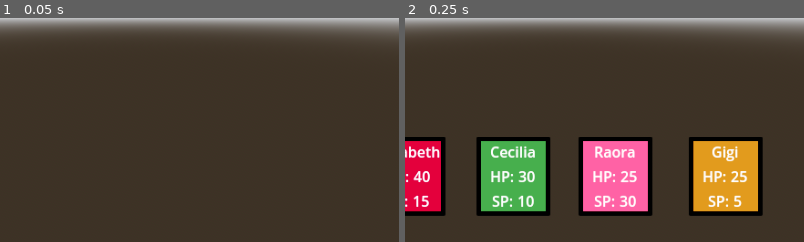
Above: before the commit, frames 1-2 (left to right).
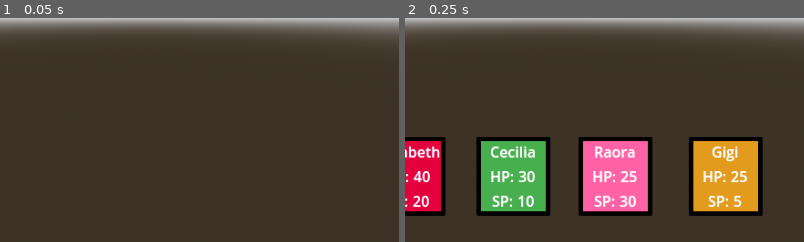
Above: after the commit, the same moments.

Repository: NunNun-Null/holojam6
Game: Godot game, scene res://area/battle.tscn
The game is run twice, just before and just after one commit, with the same random seed, the same clock (stepped at 60 frames per second) and the same inputs. This scene is started directly instead of the project's main scene.
Inputs:
- Up to frame 1 (0.05 s): no input
- Up to frame 2 (0.25 s): no input
The pictures show only the part of the screen within x 32-82%, y 50-100%; the shares and areas given below are measured in that part.

Frame 1 is identical in both runs. In frame 2, 0.1% of the frame differs, in the area x 2-7%, y 79-85%.
Error in both runs: Invalid call. Nonexistent function 'get_given_name' in base 'Nil'. (res://script/visual_order.gd:9)

Commit message:
Before having to debug everything :(

Diff:
--- a/area/map.tscn
+++ b/area/map.tscn
@@ -11,13 +11,14 @@
 [ext_resource type="Script" uid="uid://cq002x5i80hnj" path="res://script/thorn.gd" id="6_pq3op"]
 [ext_resource type="PackedScene" uid="uid://bb01cioxfmsk3" path="res://objects/start_battle.tscn" id="8_forqk"]
 [ext_resource type="Script" uid="uid://oasb386acjfo" path="res://script/core_emotion.gd" id="8_uj77h"]
-[ext_resource type="PackedScene" uid="uid://b8btlrylypjkg" path="res://entities/enemies/dummy.tscn" id="9_mp1sc"]
 [ext_resource type="PackedScene" uid="uid://bo7avmssp3a4o" path="res://ui/map_dialogue.tscn" id="10_trnge"]
 [ext_resource type="PackedScene" uid="uid://b557ap6u1wdck" path="res://entities/enemies/orange_green_tainted_memory.tscn" id="13_lyj3h"]
 [ext_resource type="PackedScene" uid="uid://dyokdoskbsaoj" path="res://entities/enemies/pink_tainted_memory.tscn" id="14_7upnb"]
 [ext_resource type="PackedScene" uid="uid://do0wt6v5mdluj" path="res://entities/enemies/red_tainted_memory.tscn" id="14_vwu25"]
 [ext_resource type="PackedScene" uid="uid://ql401mwihanc" path="res://entities/enemies/blue_tainted_memory.tscn" id="15_o2b50"]
 [ext_resource type="PackedScene" uid="uid://c203i5173a1tl" path="res://objects/save_point.tscn" id="17_o2b50"]
+[ext_resource type="PackedScene" uid="uid://cvh57pkko1dma" path="res://entities/enemies/perfect_red_memory.tscn" id="17_y6r8g"]
+[ext_resource type="PackedScene" uid="uid://dm5pr85r7e2s2" path="res://entities/enemies/perfect_red_memory_support.tscn" id="18_ygvrv"]
 
 [sub_resource type="ProceduralSkyMaterial" id="ProceduralSkyMaterial_68cvg"]
 sky_horizon_color = Color(0.662243, 0.671743, 0.686743, 1)
@@ -482,7 +483,7 @@
 
 [node name="Midgame Boss" parent="." instance=ExtResource("8_forqk")]
 transform = Transform3D(1, 0, 0, 0, 1, 0, 0, 0, 1, 40.71, 0.67, -0.0899999)
-enemies = Array[PackedScene]([ExtResource("9_mp1sc"), ExtResource("9_mp1sc"), ExtResource("9_mp1sc"), ExtResource("9_mp1sc")])
+enemies = Array[PackedScene]([ExtResource("17_y6r8g"), ExtResource("17_y6r8g"), ExtResource("18_ygvrv"), ExtResource("18_ygvrv")])
 
 [node name="CollisionShape3D" type="CollisionShape3D" parent="Midgame Boss"]
 shape = SubResource("BoxShape3D_uj77h")
--- /dev/null
+++ b/behavior/effects/perfect_protected_effect.tscn
@@ -0,0 +1,6 @@
+[gd_scene load_steps=2 format=3 uid="uid://d3pgql2u8ncq8"]
+
+[ext_resource type="Script" uid="uid://db7qm5dx4jh31" path="res://script/perfect_protected_effect.gd" id="1_vkq3d"]
+
+[node name="Perfect Protected Effect" type="Node"]
+script = ExtResource("1_vkq3d")
--- /dev/null
+++ b/behavior/moves/mental_protection_move.tscn
@@ -0,0 +1,14 @@
+[gd_scene load_steps=3 format=3 uid="uid://d4h5rd0fkaa4m"]
+
+[ext_resource type="Script" uid="uid://b828421puk8h6" path="res://script/effect_giver_move.gd" id="1_4tn2c"]
+[ext_resource type="PackedScene" uid="uid://d3pgql2u8ncq8" path="res://behavior/effects/perfect_protected_effect.tscn" id="2_fs8s3"]
+
+[node name="Empathic Spirit Fragment" type="Node"]
+script = ExtResource("1_4tn2c")
+effects = Array[PackedScene]([ExtResource("2_fs8s3")])
+strengths = Array[int]([1])
+durations = Array[int]([5])
+is_debuffs = Array[bool]([false])
+max_accuracy = true
+intended_for_allies = true
+for_everyone = true
--- a/entities/enemies/elizabeth_rose_bloodflame.tscn
+++ b/entities/enemies/elizabeth_rose_bloodflame.tscn
@@ -1,9 +1,7 @@
-[gd_scene load_steps=6 format=3 uid="uid://byy43hna1w4r"]
+[gd_scene load_steps=4 format=3 uid="uid://byy43hna1w4r"]
 
 [ext_resource type="Script" uid="uid://egbbphu2r30a" path="res://script/dummy.gd" id="1_a46kv"]
 [ext_resource type="PackedScene" uid="uid://dknf5ixaa4uxw" path="res://asset/model/dummy.gltf" id="2_btfay"]
-[ext_resource type="PackedScene" uid="uid://b60ov6i4rf5qm" path="res://behavior/moves/basic_attack.tscn" id="3_cc5g2"]
-[ext_resource type="PackedScene" uid="uid://g2ty4c7g14ef" path="res://behavior/strategies/lowest_health.tscn" id="4_h8buv"]
 
 [sub_resource type="StandardMaterial3D" id="StandardMaterial3D_dubhn"]
 blend_mode = 3
@@ -25,13 +23,7 @@
 
 [node name="Moves" type="Node" parent="."]
 
-[node name="Glock" parent="Moves" node_paths=PackedStringArray("_strategies") instance=ExtResource("3_cc5g2")]
-damage = 3
-_strategies = [NodePath("../../Strategy/Lowest Health")]
-
 [node name="Strategy" type="Node" parent="."]
-
-[node name="Lowest Health" parent="Strategy" instance=ExtResource("4_h8buv")]
 
 [node name="Current Effects" type="Node" parent="."]
 
--- a/entities/enemies/orange_green_tainted_memory.tscn
+++ b/entities/enemies/orange_green_tainted_memory.tscn
@@ -17,6 +17,11 @@
 
 [node name="Orange Green Tainted Memory" type="Node3D" node_paths=PackedStringArray("selected_box", "moves", "effects")]
 script = ExtResource("1_u5ihy")
+speed = 0
+health = 35
+max_health = 35
+defense = 3
+given_name = "Orange Green Tainted Memory"
 selected_box = NodePath("Selected")
 moves = NodePath("Moves")
 effects = NodePath("Current Effects")
--- a/entities/enemies/perfect_red_memory.tscn
+++ b/entities/enemies/perfect_red_memory.tscn
@@ -1,37 +1,70 @@
-[gd_scene load_steps=6 format=3 uid="uid://cvh57pkko1dma"]
+[gd_scene load_steps=9 format=3 uid="uid://cvh57pkko1dma"]
 
-[ext_resource type="Script" uid="uid://egbbphu2r30a" path="res://script/dummy.gd" id="1_p6pr5"]
-[ext_resource type="PackedScene" uid="uid://dknf5ixaa4uxw" path="res://asset/model/dummy.gltf" id="2_fwjc2"]
+[ext_resource type="Script" uid="uid://brdrkhq4mekdq" path="res://script/perfect_red_memory.gd" id="1_ny00a"]
+[ext_resource type="PackedScene" uid="uid://bdgtufr0hq2xf" path="res://asset/model/default.gltf" id="2_lv8bp"]
 [ext_resource type="PackedScene" uid="uid://b60ov6i4rf5qm" path="res://behavior/moves/basic_attack.tscn" id="3_dlf5d"]
-[ext_resource type="PackedScene" uid="uid://g2ty4c7g14ef" path="res://behavior/strategies/lowest_health.tscn" id="4_mecyq"]
+[ext_resource type="PackedScene" uid="uid://cdgmkvnfs70ht" path="res://behavior/moves/effect_giver_move.tscn" id="4_fwjc2"]
+[ext_resource type="PackedScene" uid="uid://bkfr38fwbuph1" path="res://behavior/effects/stun_effect.tscn" id="5_dlf5d"]
+[ext_resource type="PackedScene" uid="uid://dtrdx7fi6vicg" path="res://behavior/strategies/marked_target.tscn" id="6_mecyq"]
+[ext_resource type="PackedScene" uid="uid://bmrh7ip0koiqo" path="res://behavior/strategies/random.tscn" id="7_7bpe6"]
 
 [sub_resource type="StandardMaterial3D" id="StandardMaterial3D_dubhn"]
 blend_mode = 3
 albedo_color = Color(1, 0.207843, 0.223529, 1)
 normal_scale = 0.5
 
-[node name="Dummy" type="Node3D" node_paths=PackedStringArray("selected_box", "moves", "effects")]
-script = ExtResource("1_p6pr5")
-speed = 1
-health = 20
-max_health = 20
-defense = 3
-given_name = "Dummy"
+[node name="Perfect Red Memory Attacker" type="Node3D" node_paths=PackedStringArray("selected_box", "moves", "effects")]
+script = ExtResource("1_ny00a")
+health = 30
+max_health = 30
+defense = 2
+given_name = "Perfect Red Memory (Attacker)"
 selected_box = NodePath("Selected")
 moves = NodePath("Moves")
 effects = NodePath("Current Effects")
 
-[node name="Sample Model" parent="." instance=ExtResource("2_fwjc2")]
+[node name="blockbench_export" parent="." instance=ExtResource("2_lv8bp")]
 
 [node name="Moves" type="Node" parent="."]
 
-[node name="Glock" parent="Moves" node_paths=PackedStringArray("_strategies") instance=ExtResource("3_dlf5d")]
-damage = 3
-_strategies = [NodePath("../../Strategy/Lowest Health")]
+[node name="Strike" parent="Moves" node_paths=PackedStringArray("_strategies") instance=ExtResource("3_dlf5d")]
+damage = 7
+armor_pierce = 2
+_strategies = [NodePath("../../Strategy/Random Target")]
+
+[node name="Execution" parent="Moves" node_paths=PackedStringArray("_strategies") instance=ExtResource("4_fwjc2")]
+effects = Array[PackedScene]([ExtResource("5_dlf5d")])
+strengths = Array[int]([1])
+durations = Array[int]([1])
+is_debuffs = Array[bool]([true])
+damage = 12
+_strategies = [NodePath("../../Strategy/Marked Target")]
+
+[node name="Judicial Sentence" parent="Moves" node_paths=PackedStringArray("_strategies") instance=ExtResource("4_fwjc2")]
+effects = Array[PackedScene]([ExtResource("5_dlf5d")])
+strengths = Array[int]([1])
+durations = Array[int]([1])
+is_debuffs = Array[bool]([true])
+damage = 12
+_strategies = [NodePath("../../Strategy/Random Target")]
+
+[node name="Rally" parent="Moves" instance=ExtResource("4_fwjc2")]
+effects = Array[PackedScene]([ExtResource("5_dlf5d")])
+strengths = Array[int]([1])
+durations = Array[int]([1])
+is_debuffs = Array[bool]([true])
+damage = 12
+for_everyone = true
+
+[node name="Corruptable Mind" parent="Moves" node_paths=PackedStringArray("_strategies") instance=ExtResource("4_fwjc2")]
+_strategies = [NodePath("../../Strategy/Random Target")]
 
 [node name="Strategy" type="Node" parent="."]
 
-[node name="Lowest Health" parent="Strategy" instance=ExtResource("4_mecyq")]
+[node name="Marked Target" parent="Strategy" instance=ExtResource("6_mecyq")]
+
+[node name="Random Target" parent="Strategy" instance=ExtResource("7_7bpe6")]
+switch_to_enemies = true
 
 [node name="Current Effects" type="Node" parent="."]
 
--- /dev/null
+++ b/entities/enemies/perfect_red_memory_support.tscn
@@ -0,0 +1,64 @@
+[gd_scene load_steps=7 format=3 uid="uid://dm5pr85r7e2s2"]
+
+[ext_resource type="Script" uid="uid://brdrkhq4mekdq" path="res://script/perfect_red_memory.gd" id="1_bdu88"]
+[ext_resource type="PackedScene" uid="uid://bdgtufr0hq2xf" path="res://asset/model/default.gltf" id="2_qj807"]
+[ext_resource type="PackedScene" uid="uid://b60ov6i4rf5qm" path="res://behavior/moves/basic_attack.tscn" id="3_4mw8n"]
+[ext_resource type="PackedScene" uid="uid://cdgmkvnfs70ht" path="res://behavior/moves/effect_giver_move.tscn" id="4_ip33d"]
+[ext_resource type="PackedScene" uid="uid://bkfr38fwbuph1" path="res://behavior/effects/stun_effect.tscn" id="5_nqfl1"]
+
+[sub_resource type="StandardMaterial3D" id="StandardMaterial3D_dubhn"]
+blend_mode = 3
+albedo_color = Color(1, 0.207843, 0.223529, 1)
+normal_scale = 0.5
+
+[node name="Perfect Red Memory Support" type="Node3D" node_paths=PackedStringArray("selected_box", "moves", "effects")]
+script = ExtResource("1_bdu88")
+health = 30
+max_health = 30
+defense = 2
+given_name = "Perfect Red Memory (Support)"
+is_attacker = false
+selected_box = NodePath("Selected")
+moves = NodePath("Moves")
+effects = NodePath("Current Effects")
+
+[node name="blockbench_export" parent="." instance=ExtResource("2_qj807")]
+
+[node name="Moves" type="Node" parent="."]
+
+[node name="Strike" parent="Moves" instance=ExtResource("3_4mw8n")]
+damage = 7
+armor_pierce = 2
+
+[node name="Execution" parent="Moves" instance=ExtResource("4_ip33d")]
+effects = Array[PackedScene]([ExtResource("5_nqfl1")])
+strengths = Array[int]([1])
+durations = Array[int]([1])
+is_debuffs = Array[bool]([true])
+damage = 12
+
+[node name="Judicial Sentence" parent="Moves" instance=ExtResource("4_ip33d")]
+effects = Array[PackedScene]([ExtResource("5_nqfl1")])
+strengths = Array[int]([1])
+durations = Array[int]([1])
+is_debuffs = Array[bool]([true])
+damage = 12
+
+[node name="Rally" parent="Moves" instance=ExtResource("4_ip33d")]
+effects = Array[PackedScene]([ExtResource("5_nqfl1")])
+strengths = Array[int]([1])
+durations = Array[int]([1])
+is_debuffs = Array[bool]([true])
+damage = 12
+
+[node name="Corruptable Mind" parent="Moves" instance=ExtResource("4_ip33d")]
+
+[node name="Strategy" type="Node" parent="."]
+
+[node name="Current Effects" type="Node" parent="."]
+
+[node name="Selected" type="CSGBox3D" parent="."]
+transform = Transform3D(1, 0, 0, 0, 1, 0, 0, 0, 1, 0, 0.245, 0)
+visible = false
+size = Vector3(1, 1.49, 1)
+material = SubResource("StandardMaterial3D_dubhn")
--- a/entities/fighter.gd
+++ b/entities/fighter.gd
@@ -23,7 +23,18 @@
 var _is_debuffed: bool = false
 var _is_marked: bool = false
 
+var perfect_protected: bool = false
+
 var _damage_multiplier: int = 0
+
+func make_perfect_protected() -> void:
+	perfect_protected = true
+
+func reset_perfect_protected() -> void:
+	perfect_protected = false
+
+func get_perfect_protected() -> bool:
+	return perfect_protected
 
 func set_defender(fighter: Fighter) -> void:
 	_defender = fighter
--- a/entities/player/player_team/cecilia.tscn
+++ b/entities/player/player_team/cecilia.tscn
@@ -1,6 +1,6 @@
 [gd_scene load_steps=8 format=3 uid="uid://dlxoxknngtqtb"]
 
-[ext_resource type="Script" uid="uid://csmh7o83jfhcc" path="res://script/elizabeth.gd" id="1_rg58c"]
+[ext_resource type="Script" uid="uid://csmh7o83jfhcc" path="res://script/squad_member.gd" id="1_rg58c"]
 [ext_resource type="PackedScene" uid="uid://d3ppybldixkjb" path="res://behavior/moves/immediate_boost.tscn" id="3_hti84"]
 [ext_resource type="PackedScene" uid="uid://b60ov6i4rf5qm" path="res://behavior/moves/basic_attack.tscn" id="3_tk7oo"]
 [ext_resource type="PackedScene" uid="uid://cdgmkvnfs70ht" path="res://behavior/moves/effect_giver_move.tscn" id="4_mqpp7"]
--- a/entities/player/player_team/elizabeth.tscn
+++ b/entities/player/player_team/elizabeth.tscn
@@ -1,6 +1,6 @@
 [gd_scene load_steps=6 format=3 uid="uid://d0uqf2dwcvna"]
 
-[ext_resource type="Script" uid="uid://csmh7o83jfhcc" path="res://script/elizabeth.gd" id="1_qsoi3"]
+[ext_resource type="Script" uid="uid://csmh7o83jfhcc" path="res://script/squad_member.gd" id="1_qsoi3"]
 [ext_resource type="PackedScene" uid="uid://b60ov6i4rf5qm" path="res://behavior/moves/basic_attack.tscn" id="3_onll2"]
 [ext_resource type="PackedScene" uid="uid://cdgmkvnfs70ht" path="res://behavior/moves/effect_giver_move.tscn" id="3_wcwtr"]
 [ext_resource type="PackedScene" uid="uid://d3ppybldixkjb" path="res://behavior/moves/immediate_boost.tscn" id="3_ydlly"]
@@ -11,8 +11,8 @@
 speed = 1
 health = 40
 max_health = 40
-defense = 2
-special_point = 15
+defense = 3
+special_point = 20
 given_name = "Elizabeth"
 moves = NodePath("Moves")
 effects = NodePath("Current Effects")
--- a/entities/player/player_team/gigi.tscn
+++ b/entities/player/player_team/gigi.tscn
@@ -1,6 +1,6 @@
 [gd_scene load_steps=9 format=3 uid="uid://7edrxlmx87f5"]
 
-[ext_resource type="Script" uid="uid://csmh7o83jfhcc" path="res://script/elizabeth.gd" id="1_m1xs3"]
+[ext_resource type="Script" uid="uid://csmh7o83jfhcc" path="res://script/squad_member.gd" id="1_m1xs3"]
 [ext_resource type="PackedScene" uid="uid://cdgmkvnfs70ht" path="res://behavior/moves/effect_giver_move.tscn" id="3_00qa6"]
 [ext_resource type="PackedScene" uid="uid://d3ppybldixkjb" path="res://behavior/moves/immediate_boost.tscn" id="3_q8iyd"]
 [ext_resource type="PackedScene" uid="uid://b60ov6i4rf5qm" path="res://behavior/moves/basic_attack.tscn" id="3_ty07m"]
--- a/entities/player/player_team/raora.tscn
+++ b/entities/player/player_team/raora.tscn
@@ -1,6 +1,6 @@
 [gd_scene load_steps=10 format=3 uid="uid://h3o8u2id1wyj"]
 
-[ext_resource type="Script" uid="uid://csmh7o83jfhcc" path="res://script/elizabeth.gd" id="1_d8a4p"]
+[ext_resource type="Script" uid="uid://csmh7o83jfhcc" path="res://script/squad_member.gd" id="1_d8a4p"]
 [ext_resource type="PackedScene" uid="uid://d3ppybldixkjb" path="res://behavior/moves/immediate_boost.tscn" id="3_k0eu8"]
 [ext_resource type="PackedScene" uid="uid://b60ov6i4rf5qm" path="res://behavior/moves/basic_attack.tscn" id="3_pumfg"]
 [ext_resource type="PackedScene" uid="uid://cdgmkvnfs70ht" path="res://behavior/moves/effect_giver_move.tscn" id="4_pumfg"]
--- a/script/attack_move.gd
+++ b/script/attack_move.gd
@@ -14,7 +14,7 @@
 
 var _target: Fighter
 func _ready() -> void:
-	if (_strategies.is_empty() and get_parent().get_parent() is not PlayerFighter ):
+	if (_strategies.is_empty() and get_parent().get_parent() is not PlayerFighter and !for_everyone):
 		push_error("There are no strategies for the move " + name + " for " + get_parent().get_parent().get_given_name())
 
 func get_self_only() -> bool:
--- a/script/enemy_fighter.gd
+++ b/script/enemy_fighter.gd
@@ -4,23 +4,23 @@
 @export var selected_box: CSGBox3D
 
 func _ready() -> void:
-    if (selected_box):
-        selected_box.visible = false
+	if (selected_box):
+		selected_box.visible = false
 
 func start_turn() -> void:
-    SignalManager.on_enemy_turn.emit()
-    super()
+	SignalManager.on_enemy_turn.emit()
+	super()
 
 
 func dead() -> void:
-    for eff in effects:
-        eff.reverse_effect()
-    DialogueManager.add_battle_dialogue(get_given_name() + " is defeated")
-    print(get_given_name() + " is defeated")
-    SignalManager.on_dialogue_pushed.emit()
+	for eff in effects.get_children():
+		eff.reverse_effect()
+	DialogueManager.add_battle_dialogue(get_given_name() + " is defeated")
+	print(get_given_name() + " is defeated")
+	SignalManager.on_dialogue_pushed.emit()
 
 
 func set_selected(value: bool) -> void:
-    if (!selected_box):
-        return
-    selected_box.visible = value
+	if (!selected_box):
+		return
+	selected_box.visible = value
--- a/script/global script/player_manager.gd
+++ b/script/global script/player_manager.gd
@@ -1,9 +1,9 @@
 extends Node
 
-var _elizabeth: PackedScene = load("res://entities/player/player_team/elizabeth.tscn")
-var _cecila: PackedScene = load("res://entities/player/player_team/cecilia.tscn")
-var _raora: PackedScene = load("res://entities/player/player_team/raora.tscn")
-var _gigi: PackedScene = load("res://entities/player/player_team/gigi.tscn")
+var _elizabeth: PackedScene = preload("res://entities/player/player_team/elizabeth.tscn")
+var _cecila: PackedScene = preload("res://entities/player/player_team/cecilia.tscn")
+var _raora: PackedScene = preload("res://entities/player/player_team/raora.tscn")
+var _gigi: PackedScene = preload("res://entities/player/player_team/gigi.tscn")
 
 var _squad: Array[PackedScene]
 
--- a/script/map_dialogue.gd
+++ b/script/map_dialogue.gd
@@ -17,7 +17,6 @@
 
     for content in contents:
         $PanelContainer/Text.text += content + "\n"
-
     var tween: Tween = create_tween()
     tween.tween_property($"PanelContainer/Text","visible_ratio",1,2)
     await tween.finished
--- a/script/orange_green_tainted_memory.gd
+++ b/script/orange_green_tainted_memory.gd
@@ -30,7 +30,6 @@
 	SignalManager.on_enemy_turn.emit()
 
 	var attack: Move
-	cycle += 1
 	cycle = cycle % 5
 
 	if (cycle == 0 and BattleManager._enemies.size() > 1):
@@ -39,6 +38,8 @@
 		attack = moves.get_child(1)
 	else:
 		attack = moves.get_child(0)
+
+	cycle += 1
 	attack.move()
 
 func dead() -> void:
--- /dev/null
+++ b/script/perfect_protected_effect.gd
@@ -0,0 +1,17 @@
+extends Effect
+
+func _ready() -> void:
+	given_effect_name = "mental protection"
+
+func effect() -> void:
+	for eff in get_target().effects.get_children():
+		if (eff is Effect):
+			if (eff.given_effect_name == "mental protection"):
+				eff.duration = self.duration
+				queue_free()
+				return
+	get_target().make_perfect_protected()
+
+func reverse_effect() -> void:
+	get_target().reset_perfect_protected()
+	queue_free()
--- /dev/null
+++ b/script/perfect_red_memory.gd
@@ -0,0 +1,63 @@
+extends EnemyFighter
+
+var valid_moves: Array[Move]
+
+
+@export var speed: int = 2
+@export var health: int = 1
+@export var max_health: int = 1
+@export var defense: int = 0
+@export var given_name: String = ""
+
+@export var is_attacker: bool = true
+var counter: int = 0
+
+func _ready() -> void:
+	set_max_health(max_health)
+	set_health(health)
+	set_speed(randi_range(speed-1,speed+1))
+	set_defense(defense)
+	set_given_name(given_name)
+	for move in moves.get_children():
+		if (move is Move):
+			valid_moves.append(move)
+
+func start_turn() -> void:
+	if (BattleManager.turn == 1):
+		await SignalManager.on_enemy_turn
+	if (get_stun()):
+		DialogueManager.add_battle_dialogue("> " + get_given_name() + " is stunned")
+		SignalManager.on_dialogue_pushed.emit()
+		return
+	SignalManager.on_enemy_turn.emit()
+
+	if (is_attacker):
+		attacker()
+		return
+	supporter()
+
+func attacker() -> void:
+	var attack: Move = moves.get_child(0)
+	for player in BattleManager._players:
+		if (player.get_mark() and !player.get_dead()):
+			attack = moves.get_child(1)
+			break
+	attack.move()
+
+func supporter() -> void:
+	var attack: Move
+	counter = counter % 4
+	if (counter == 0):
+		attack = moves.get_child(2)
+	elif (counter == 1):
+		attack = moves.get_child(3)
+	else:
+		attack = moves.get_child(4)
+	counter += 1
+	attack.move()
+
+func dead() -> void:
+	super()
+	BattleManager.remove_enemy_fighter(self)
+	SignalManager.on_enemy_defeated.emit()
+	queue_free()
Not shown: 1 places in area/map.tscn that only renumber resources
Not shown, added: export_presets.cfg
Not shown, added: script/perfect_protected_effect.gd.uid
Not shown, added: script/perfect_red_memory.gd.uid
Renamed: script/elizabeth.gd -> script/squad_member.gd
Renamed: script/elizabeth.gd.uid -> script/squad_member.gd.uid
